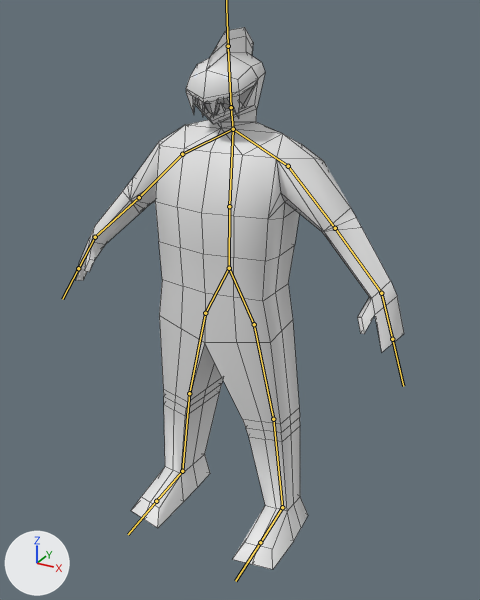
Before and after pictures for a commit that changed the FBX model Assets/Models/Entities/FishHead.fbx.
Camera for both pictures: a 50 mm camera at (7.52, -13.13, 12.83) aimed at (0.71, -0.76, 6.64). The axes (+X, +Y, +Z) are drawn at lower left. The lights are the same throughout. The bones that bend it are drawn over the model as lines. Mesh edges are drawn as thin lines.

The first picture shows 'FishHead'.
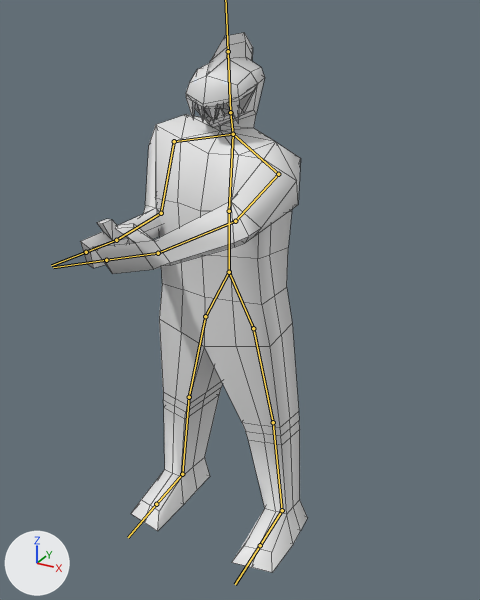
The newer file adds an action. The first version stands in its rest pose; the second is drawn at frame 66 of the action 'Armature|Armature.001|Armature|ArmatureAction|Armature|ArmatureAction'.

Boxes (x1, y1, x2, y2) around the edits, measured in the pictures (480 x 600 px):
'FishHead', posed (31% narrower)
    before: (76, 27, 404, 569)
    after: (80, 33, 307, 573)
bone 'Spine', root to tip
    before: (229, 268) to (229, 206)
    after: (229, 272) to (229, 211)
bone 'Shoulder_R', root to tip
    before: (233, 129) to (182, 154)
    after: (233, 134) to (174, 141)
bone 'UpperArm_R', root to tip
    before: (182, 154) to (139, 197)
    after: (174, 141) to (161, 213)
bone 'LowerArm_R', root to tip
    before: (139, 197) to (95, 237)
    after: (161, 213) to (116, 240)
bone 'Hand_R', root to tip
    before: (95, 237) to (78, 268)
    after: (116, 240) to (86, 252)
bone 'Shoulder_L', root to tip
    before: (233, 129) to (288, 166)
    after: (233, 134) to (278, 174)
bone 'UpperArm_L', root to tip
    before: (288, 166) to (335, 228)
    after: (278, 174) to (235, 221)
bone 'LowerArm_L', root to tip
    before: (335, 228) to (381, 293)
    after: (235, 221) to (158, 253)
bone 'Hand_L', root to tip
    before: (381, 293) to (392, 339)
    after: (158, 253) to (106, 260)
bone 'Hip_R', root to tip
    before: (229, 268) to (205, 313)
    after: (229, 272) to (205, 316)
bone 'Hip_L', root to tip
    before: (229, 268) to (254, 324)
    after: (229, 272) to (253, 328)

The edits, one by one:
Bone 'Spine' (bone_spine) moves from (0.0, 0.0, 0.0) to (-0.01, -0.11, 0.0).
Bone 'Shoulder_R' (bone_shoulder_r) turns from (0, 0, 0) to (17, 14, 9) degrees about its own x, y and z.
Bone 'UpperArm_R' (bone_upperarm_r) turns from (0, 0, 0) to (-60, -1, 5) degrees about its own x, y and z.
Bone 'LowerArm_R' (bone_lowerarm_r) turns from (0, 0, 0) to (9, -3, 57) degrees about its own x, y and z.
Bone 'Hand_R' (bone_hand_r) turns from (0, 0, 0) to (5, 34, -20) degrees about its own x, y and z.
Bone 'Shoulder_L' (bone_shoulder_l) turns from (0, 0, 0) to (-1, 5, -14) degrees about its own x, y and z.
Bone 'UpperArm_L' (bone_upperarm_l) turns from (0, 0, 0) to (-18, -44, -48) degrees about its own x, y and z.
Bone 'LowerArm_L' (bone_lowerarm_l) turns from (0, 0, 0) to (-28, -3, 0) degrees about its own x, y and z.
Bone 'Hand_L' (bone_hand_l) turns from (0, 0, 0) to (2, -23, 6) degrees about its own x, y and z.
Bone 'Hip_R' (bone_hip_r) moves from (0.0, 0.0, 0.0) to (0.0, 0.1, -0.04).
Bone 'Hip_L' (bone_hip_l) moves from (0.0, 0.0, 0.0) to (0.0, 0.09, -0.06).
